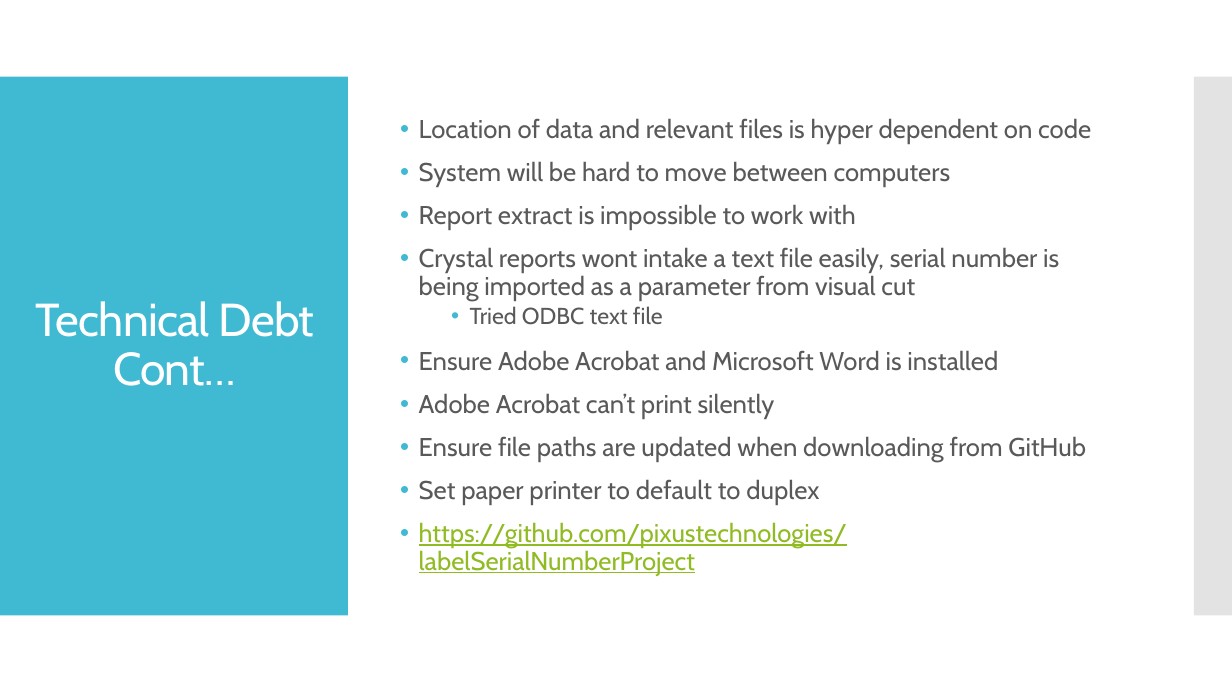
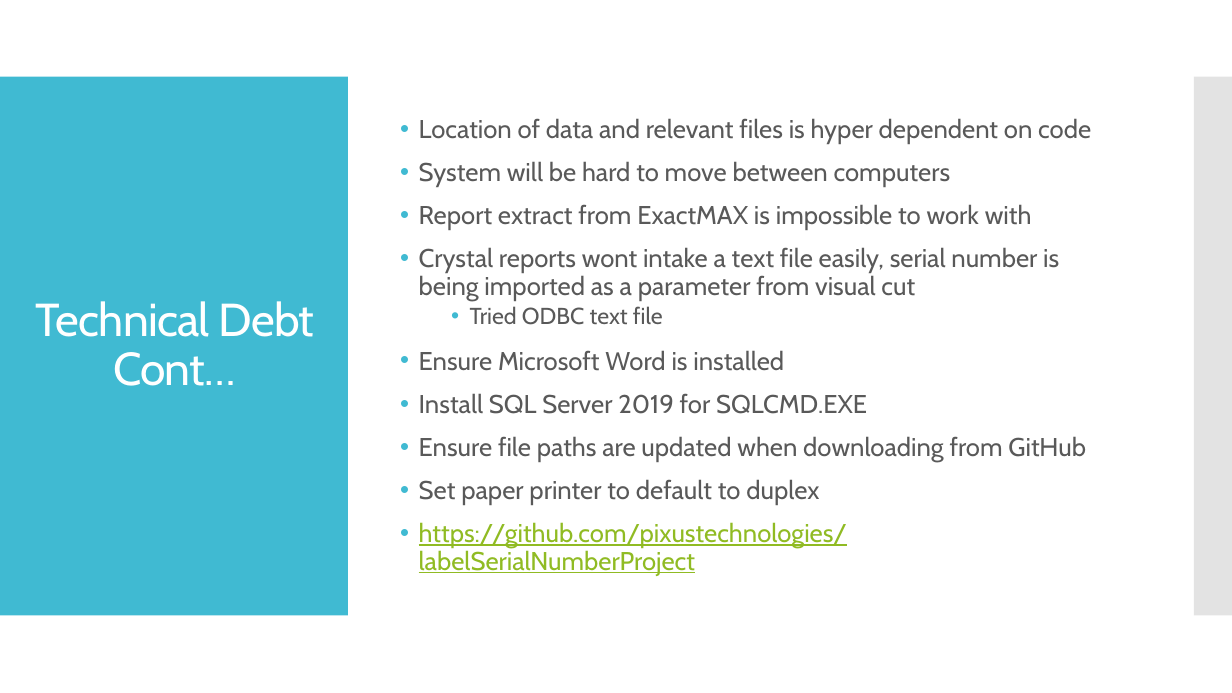
Before and after one commit to pixustechnologies/labelSerialNumberProject, a slide deck: slide 15 of LabelSerialNumberOverview.pptx. Drawn at 1232x693 pixels with LibreOffice and Linux fonts; fonts in the diff are those of the drawing. Boxes give left, top, right and bottom in pixels: in the first picture for what was removed or moved away, otherwise in the second. Text is boxed around its words. In the diff, an @@ line names an element or a change of style, - is before the commit and + after.

Commit message:
Added Silent Printing Using a new exe can print silently Using relative locations now aswell

```diff
--- a/LabelSerialNumberOverview.pptx
+++ b/LabelSerialNumberOverview.pptx
@@ text at [419,204,1032,230]: text changed @@
-• Report extract is impossible to work with
+• Report extract from ExactMAX is impossible to work with
@@ text at [419,350,867,414]: text changed @@
-• Ensure Adobe Acrobat and Microsoft Word is installed
-• Adobe Acrobat can’t print silently
+• Ensure Microsoft Word is installed
+• Install SQL Server 2019 for SQLCMD.EXE
```
Also in this commit, not shown: 2 other slides changed, 5 other files.
